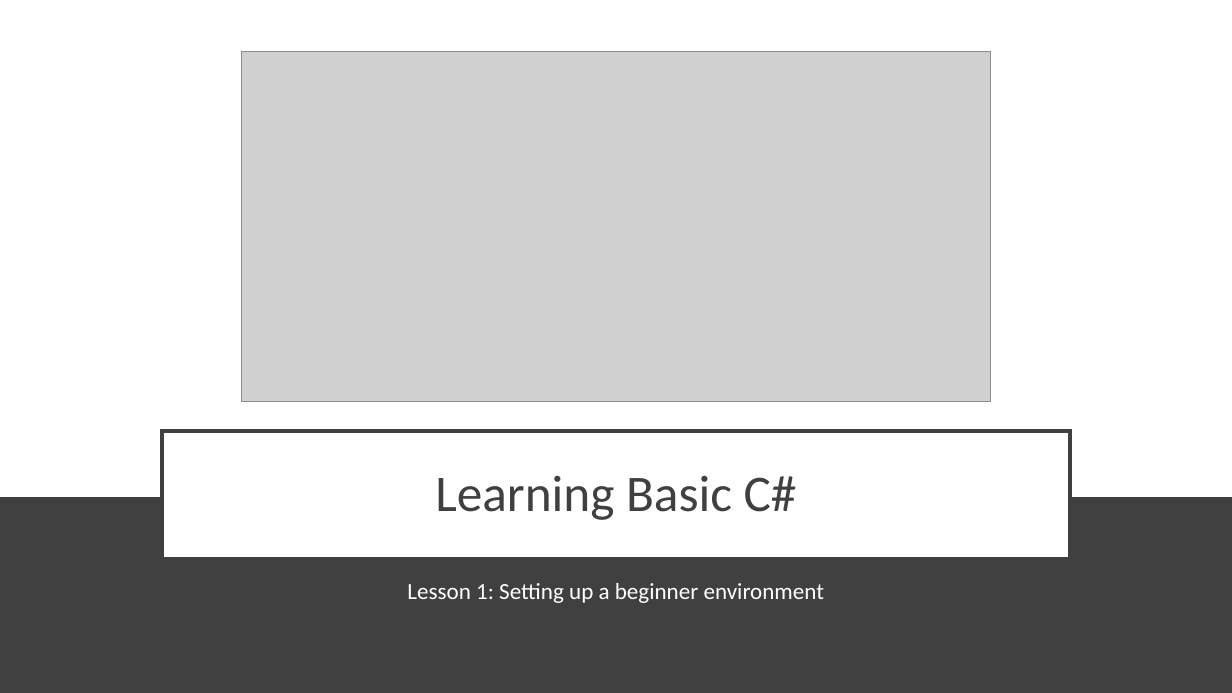
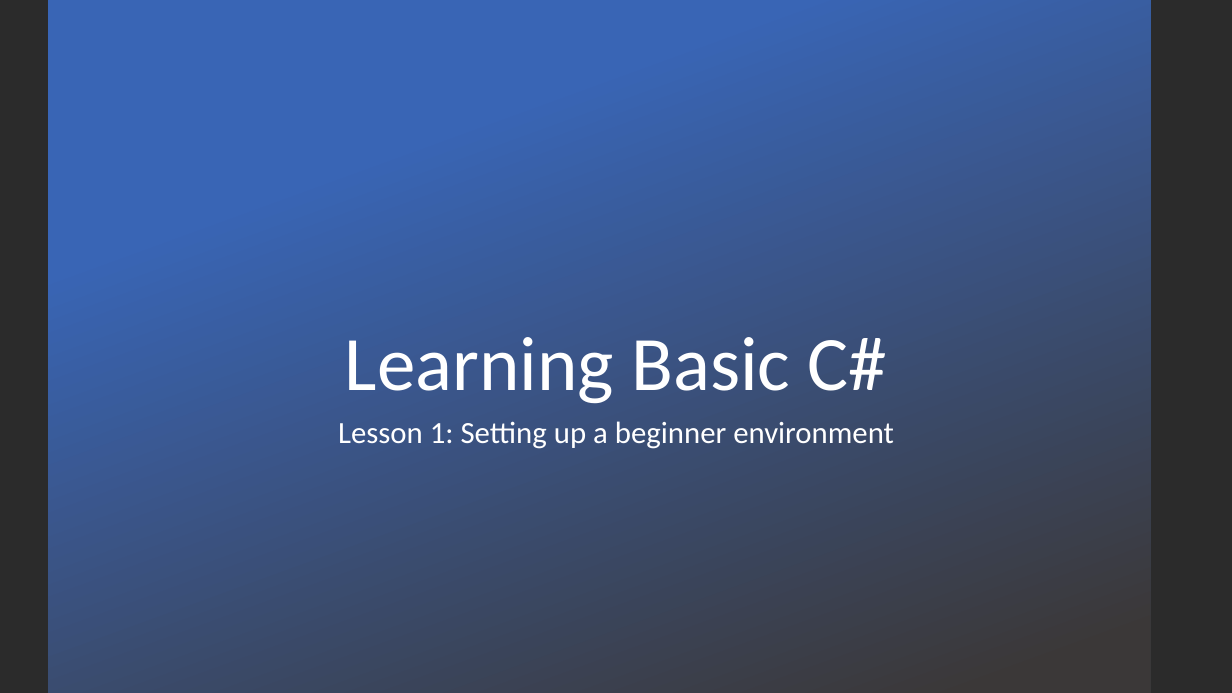
Before and after one commit to ciaranodonnell/learningcsharp, a slide deck: slide 1 of Lesson 01 - Dev Environment/Setting Up a Dev Environment.pptx. Drawn at 1232x693 pixels with LibreOffice and Linux fonts; fonts in the diff are those of the drawing; grey boxes stand for pictures; background and template pictures are left out; a plain dark background stands for a picture behind light text. Boxes give left, top, right and bottom in pixels: in the first picture for what was removed or moved away, otherwise in the second. Text is boxed around its words. In the diff, an @@ line names an element or a change of style, - is before the commit and + after.

```diff
--- a/Lesson 01 - Dev Environment/Setting Up a Dev Environment.pptx
+++ b/Lesson 01 - Dev Environment/Setting Up a Dev Environment.pptx
@@ background #FFFFFF to picture (left out) @@
@@ rectangle added at <box>48,0,1151,693</box>, fill gradient #3965B5 to #3B3838 @@
@@ picture removed at <box>242,52,991,402</box> @@
@@ title "Learning Basic C#": place and size @@
-title "Learning Basic C#" at <box>162,432,1070,559</box>
+title "Learning Basic C#" at <box>345,337,887,404</box>
@@ title "Learning Basic C#" at <box>345,337,887,404</box>: size 40 to 60 pt, text colour #404040 to #FFFFFF; vertical alignment middle to bottom; fill #FFFFFF to none; outline #404040 3 pt to none @@
@@ subtitle "Lesson 1: Setting up a ...": place and size @@
-subtitle "Lesson 1: Setting up a ..." at <box>407,583,824,603</box>
+subtitle "Lesson 1: Setting up a ..." at <box>338,421,894,449</box>
@@ subtitle "Lesson 1: Setting up a ..." at <box>338,421,894,449</box>: size 18 to 24 pt @@
@@ rectangle removed at <box>0,497,1232,693</box> @@
```
Also in this commit, not shown: 7 other files.
